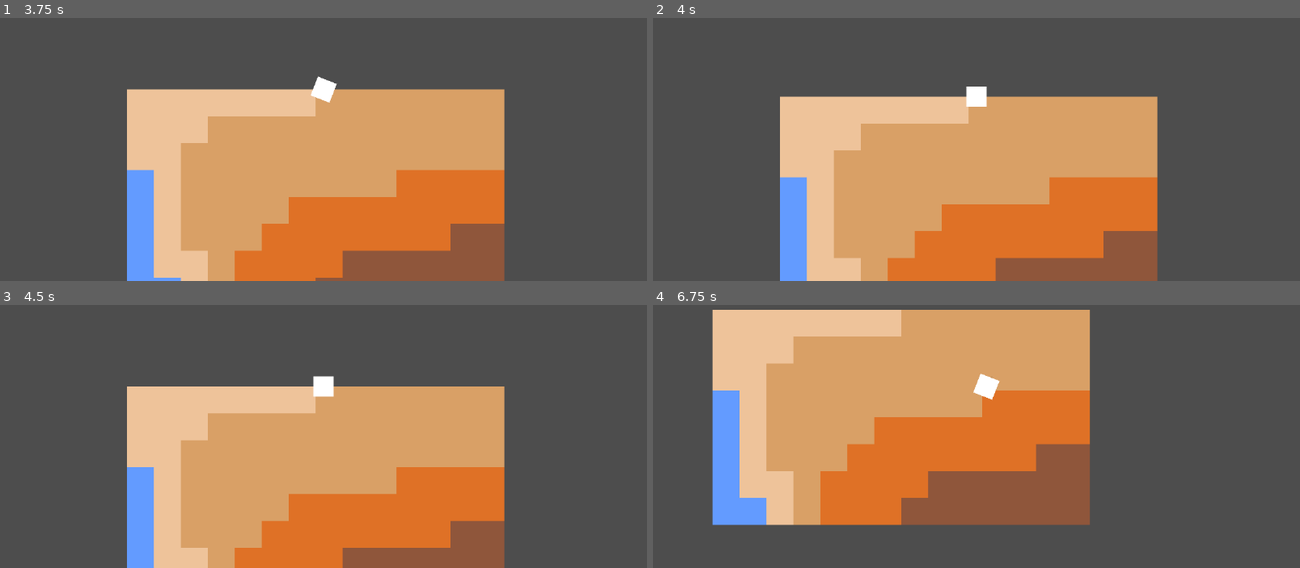
Above: before the commit, frames 1-4 (two rows, left to right).
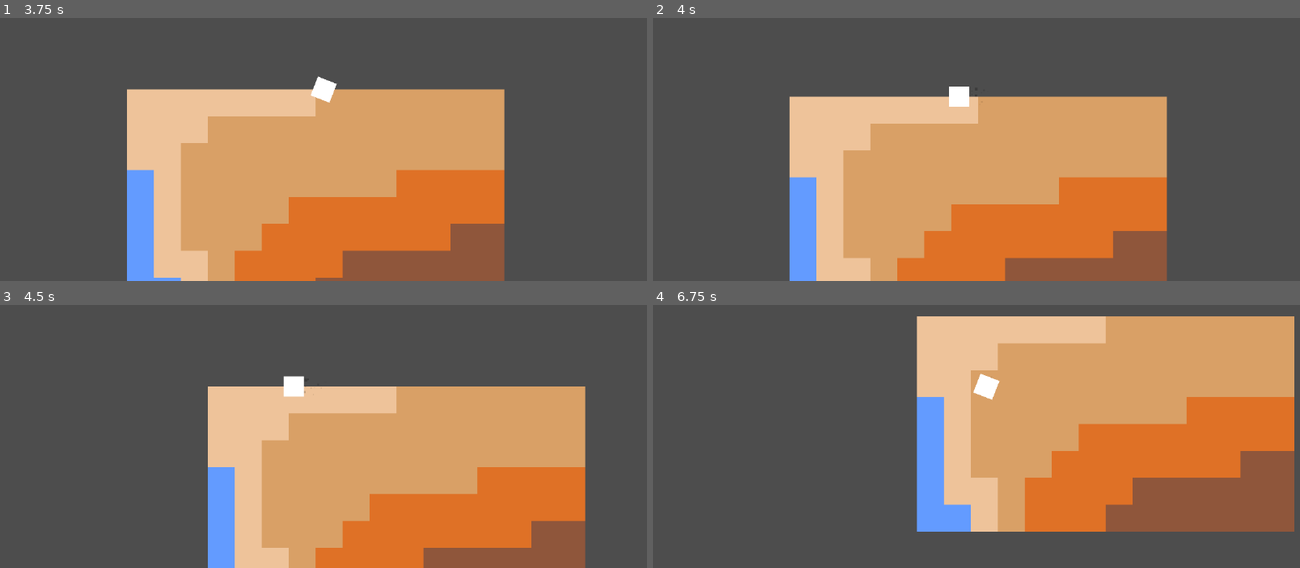
Above: after the commit, the same moments.

Repository: late-parrot/tsa-video-game-design-2026
Game: Godot game, scene res://scenes/main.tscn
The game is run twice, just before and just after one commit, with the same random seed, the same clock (stepped at 60 frames per second) and the same inputs.
Inputs:
- Up to frame 1 (3.75 s): tap Enter at 0.5 s; hold Right (right) 0.53-1.28 s; hold Down (down) 1.28-2.03 s; hold Right (right) 2.03-2.78 s; hold Up (up) 2.78-3.53 s; hold Left (left) from 3.53 s (still down)
- Up to frame 2 (4 s): keep holding Left (left)
- Up to frame 3 (4.5 s): keep holding Left (left)
- Up to frame 4 (6.75 s): release Left (left) at 5.03 s; hold Down (down) 5.03-5.78 s; hold Right (right) 5.78-6.53 s; hold Up (up) from 6.53 s (still down)

Frame 1 is identical in both runs. In frame 2, 5.0% of the frame differs, in the area x 19-80%, y 26-100%; in frame 3, 31%; in frame 4, 71%, in the area x 9-100%, y 1-87%.

Commit message:
Stupid rotation bug
Apparently for a left turn `rotate_toward` will approach `-PI`, while `Vector2.angle()` will give you `PI`. Also only happened on Linux. This is dumb.

Diff:
--- a/scenes/disembark_player.tscn
+++ b/scenes/disembark_player.tscn
@@ -50,7 +50,7 @@
 position = Vector2(-4.7683716e-07, 0)
 shape = SubResource("CircleShape2D_151jb")
 
-[node name="GPUParticles2D" type="GPUParticles2D" parent="."]
+[node name="Treads" type="GPUParticles2D" parent="."]
 modulate = Color(0, 0, 0, 0.38431373)
 position = Vector2(-4.7683716e-07, 0)
 amount = 16
--- a/scripts/disembark_player.gd
+++ b/scripts/disembark_player.gd
@@ -10,6 +10,8 @@
 	var direction := Input.get_vector("left", "right", "up", "down")
 	if direction:
 		rotation = rotate_toward(rotation, direction.angle(), ROTATION_SPEED*delta)
+		if is_equal_approx(rotation, -PI):
+			rotation = PI
 	if direction and is_equal_approx(rotation, direction.angle()):
 		velocity = velocity.move_toward(direction*SPEED, ACCELERATION*delta)
 	else:
